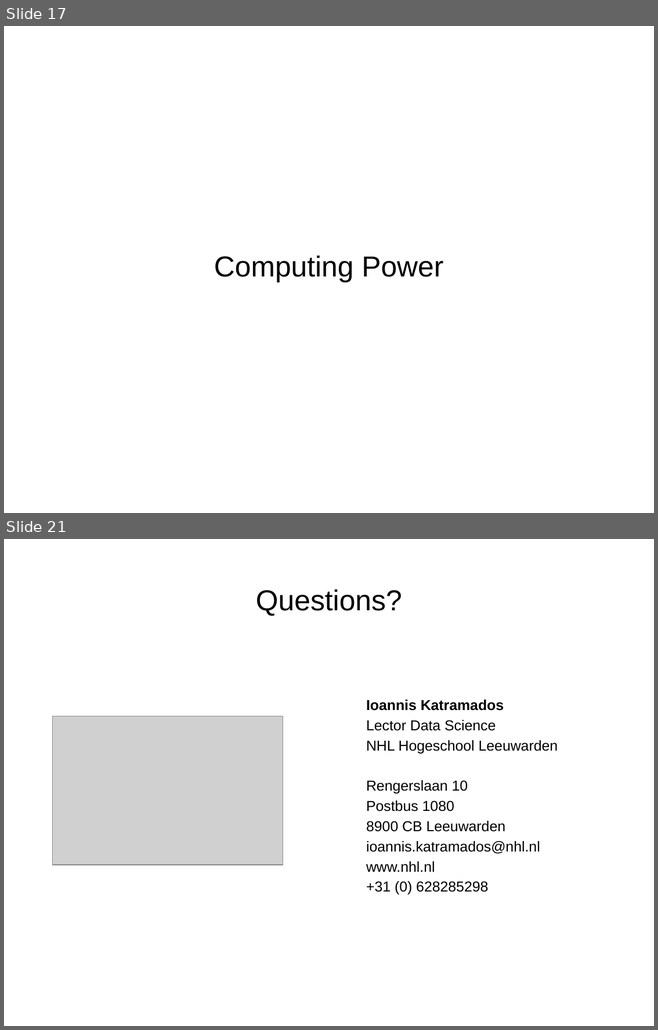
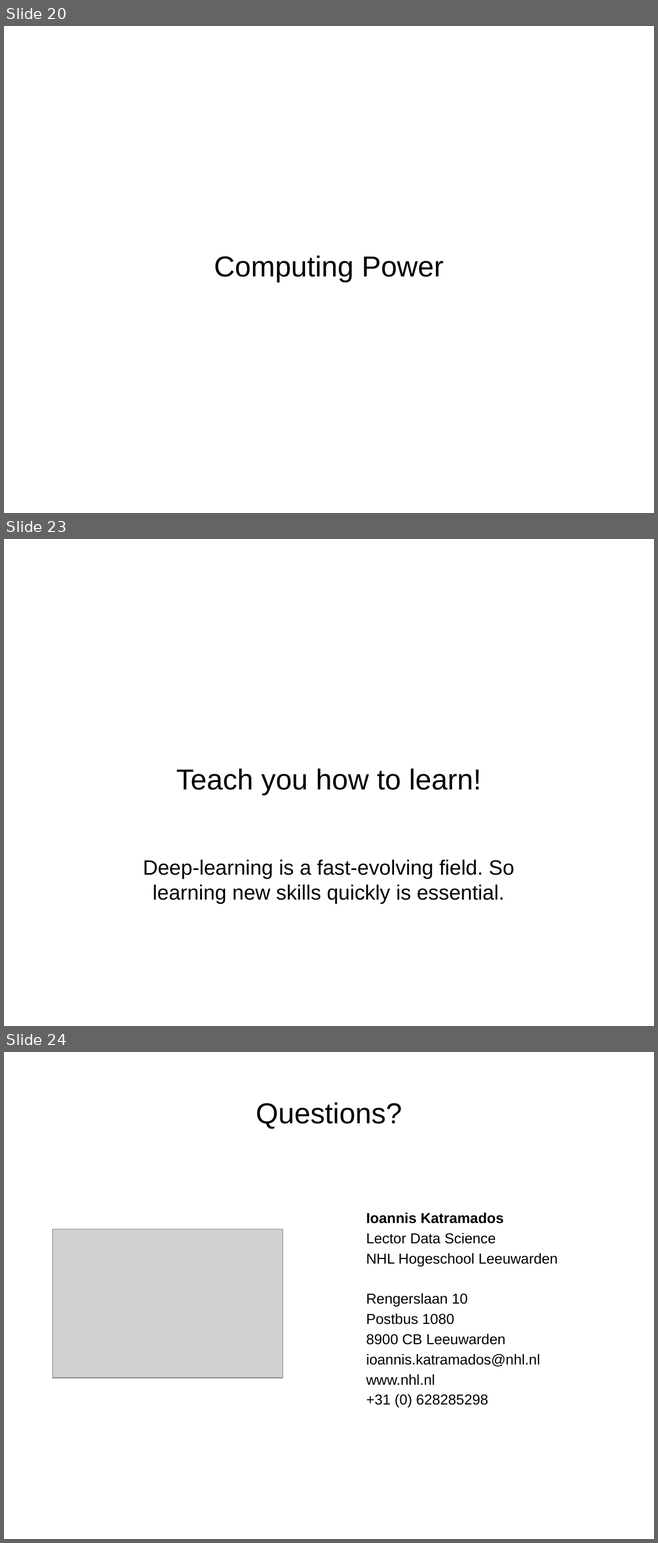
Before and after one commit to NHL-Hogeschool/minor-deep-learning, a slide deck: slides/2017-09-11 NHL Minor CVDS.pptx. Shown one above the other, each under a label of ours: slides 17 and 21 before the commit, slides 20, 23 and 24 after it; the slides between them are not shown. The pictures are 658x1030 and 658x1543 pixels, drawn with LibreOffice and Linux fonts; fonts in the diff are those of the drawing; grey boxes stand for pictures; background and template pictures are left out. Boxes give left, top, right and bottom in pixels: in the first picture for what was removed or moved away, otherwise in the second. Text is boxed around its words. In the diff, an @@ line names an element or a change of style, - is before the commit and + after.

```diff
--- a/slides/2017-09-11 NHL Minor CVDS.pptx
+++ b/slides/2017-09-11 NHL Minor CVDS.pptx
@@ slide 23 added at [4, 539, 654, 1026], background picture (left out); not listed: 1 template element that a slide beside it also shows @@
@@ title added at [176, 769, 481, 796], 32 pt, text #000000 @@
+Teach you how to learn!
@@ subtitle added at [143, 860, 514, 904], 23 pt, text #000000 @@
+Deep-learning is a fast-evolving field. So learning new skills quickly is essential.
@@ what was slide 17 is now slide 20 @@
@@ what was slide 21 is now slide 24 @@
```
Also in this commit, not shown: 3 other slides added, 1 slide removed, 2 other files.
